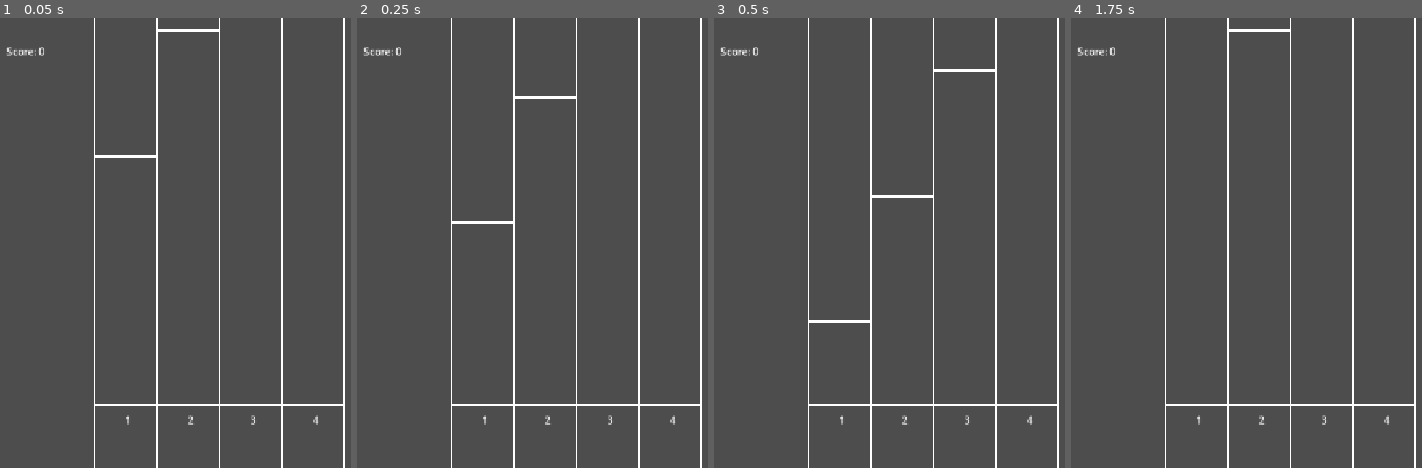
Above: before the commit, frames 1-4 (left to right).
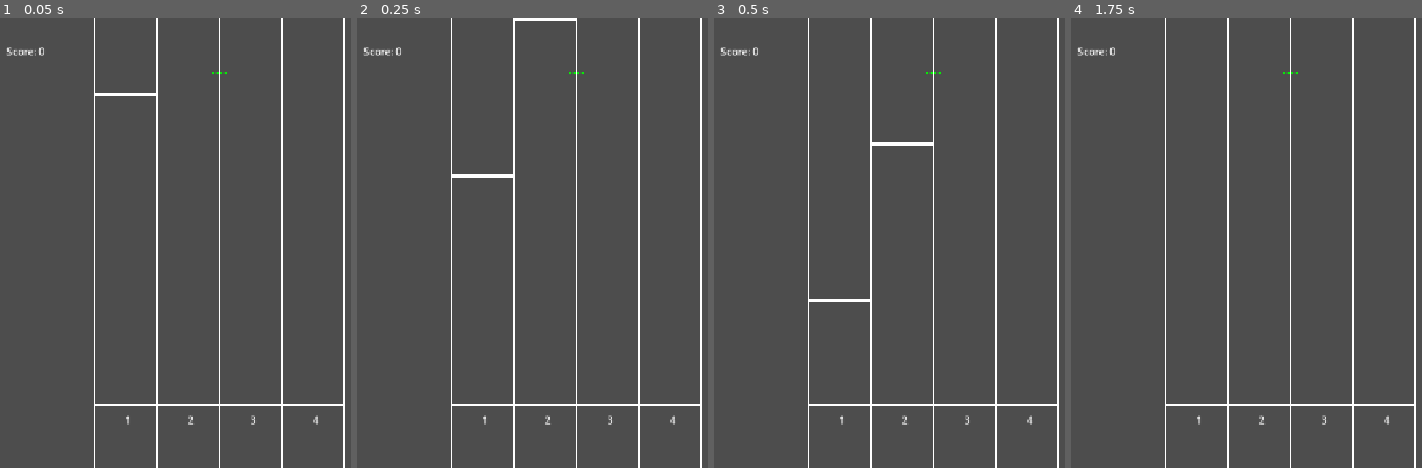
Above: after the commit, the same moments.

Repository: HelloIsReal/Crank-It-Up
Game: Godot game, scene res://main.tscn
Two runs of this game, one before a commit and one after it. Both use one fixed random seed, a clock stepped at 60 frames per second and the inputs below. Sound files missing from this copy of the repository are replaced by a short silence.
Inputs (mouse positions are in pixels of both pictures, inside the frame that each line leads up to):
- Up to frame 1 (0.05 s): no input
- Up to frame 2 (0.25 s): no input
- Up to frame 3 (0.5 s): no input
- Up to frame 4 (1.75 s): tap Enter at 0.5 s; move the mouse to (outside the picture) at 0.52 s; hold Right 0.53-1.28 s; hold D (1) 0.53-1.28 s; click (outside the picture) at 0.67 s; tap F (2) at 0.8, 1.35 s; move the mouse to (1281, 265) at 1.27 s; hold Down from 1.28 s (still down); tap J (3) at 1.55 s

The runs differ from the first frame. In frame 1, 0.4% of the frame differs, in the area x 27-65%, y 2-32%; in frame 2, 0.5%; in frame 3, 0.6%, in the area x 27-81%, y 11-68%; in frame 4, 0.1%.

Commit message:
Created and finished judgement text!
I might wanna add another judgement for lower accuracy and also one for missing lol.
At least the judgement text position is easier to adjust for future

Diff:
--- a/crank-it-up/main.gd
+++ b/crank-it-up/main.gd
@@ -1,13 +1,18 @@
 extends Node2D
 
 var notes = [
-	[2, 7],
+	[2, 8,],
 	[3, 8],
 	[4, 9],
 	[5, 10],
 ]
 var score := 0
 @export var scrollSpeed = 10
+var lastJudgement="none"
+var judgementTextPosition= Vector2(350,90)
+#func _ready():
+	#await get_tree().create_timer(2).timeout
+	#scrollSpeed=2
 
 func _process(delta):
 	queue_redraw()
@@ -33,6 +38,14 @@
 		var judge_start = Vector2(200,620)
 		var judge_end = Vector2(100 * 4 + 200, 620)
 		draw_line(judge_start, judge_end, Color.WHITE)
+	if(lastJudgement=="perfect"):
+		draw_string(ThemeDB.fallback_font, judgementTextPosition, "Perfect!", HORIZONTAL_ALIGNMENT_CENTER, 100, 24, Color.YELLOW)
+	elif(lastJudgement=="great"):
+		draw_string(ThemeDB.fallback_font, judgementTextPosition, "Great!", HORIZONTAL_ALIGNMENT_CENTER, 100, 24, Color.GREEN)
+	else:
+		draw_string(ThemeDB.fallback_font, judgementTextPosition, "....", HORIZONTAL_ALIGNMENT_CENTER, 100, 24, Color.GREEN)
+
+
 
 	for i in (4):
 		print($Conductor.beat)
@@ -43,6 +56,7 @@
 			var end = Vector2(100 * (i+1) + 200, y)
 			draw_line(start, end, Color.WHITE, 5)
 	draw_string(ThemeDB.fallback_font, Vector2(60,60), "Score: " + str(score))
+
 
 
 
@@ -65,8 +79,13 @@
 	var note = lane_notes[0]
 
 	if abs($Conductor.beat - note) < 0.4:
-		if abs($Conductor.beat - note) < 0.2:
+		if abs($Conductor.beat - note) < 0.1:
 			score+=2
+			lastJudgement="perfect"
+			#draw_string(ThemeDB.fallback_font, Vector2(60,70), "Perfect!")
+			#draw_string(ThemeDB.fallback_font, Vector2(60,70), "Perfect!", HORIZONTAL_ALIGNMENT_LEFT, 30, 24, Color.YELLOW)
 		else:
 			score+=1
+			lastJudgement="great"
+
 		lane_notes.pop_front()
--- a/crank-it-up/main.tscn
+++ b/crank-it-up/main.tscn
@@ -6,7 +6,7 @@
 
 [node name="Main" type="Node2D" unique_id=781584950]
 script = ExtResource("1_h2yge")
-scrollSpeed = 20
+scrollSpeed = 25
 
 [node name="Conductor" type="AudioStreamPlayer" parent="." unique_id=710109079]
 stream = ExtResource("1_0xm2m")
Not shown, added: crank-it-up/todo.txt
